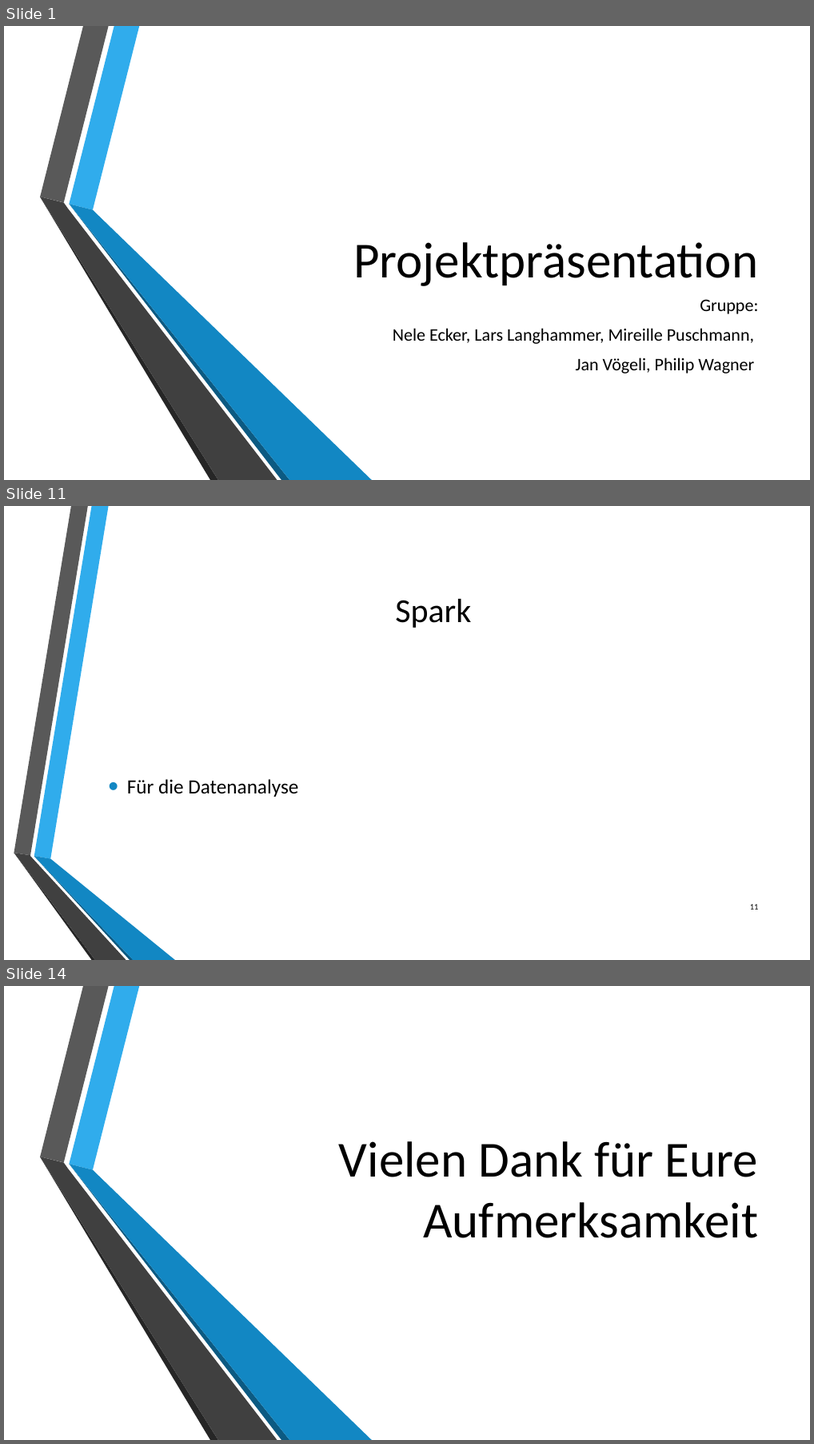
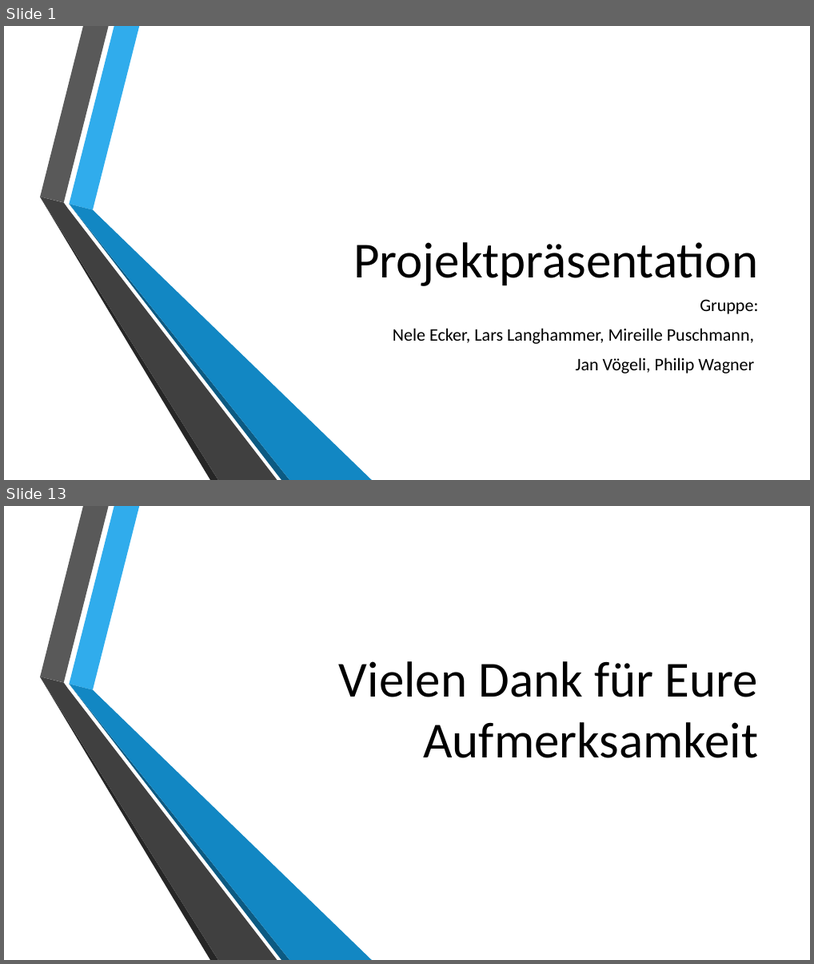
Before and after one commit to philipwagner1994/ProjectDHBW, a slide deck: Documentation/Projektpräsentationabschluss.pptx. Shown one above the other, each under a label of ours: slides 1, 11 and 14 before the commit, slides 1 and 13 after it; the slides between them are not shown. The pictures are 814x1444 and 814x964 pixels, drawn with LibreOffice and Linux fonts; fonts in the diff are those of the drawing; background and template pictures are left out. Boxes give left, top, right and bottom in pixels: in the first picture for what was removed or moved away, otherwise in the second. Text is boxed around its words. In the diff, an @@ line names an element or a change of style, - is before the commit and + after.

```diff
--- a/Documentation/Projektpräsentationabschluss.pptx
+++ b/Documentation/Projektpräsentationabschluss.pptx
@@ slide 11 removed at (x1=4, y1=506, x2=810, y2=960), background picture (left out) @@
@@ title removed at (x1=395, y1=599, x2=471, y2=628) @@
-Spark
@@ text removed at (x1=127, y1=779, x2=298, y2=796) @@
-• Für die Datenanalyse
@@ group removed at (x1=14, y1=506, x2=175, y2=960): 6 freeform shapes @@
@@ page number removed at (x1=750, y1=904, x2=759, y2=909) @@
-11
@@ what was slide 14 is now slide 13 @@
```
Also in this commit, not shown: 10 slides changed, 1 slide added, 1 other slide removed.
